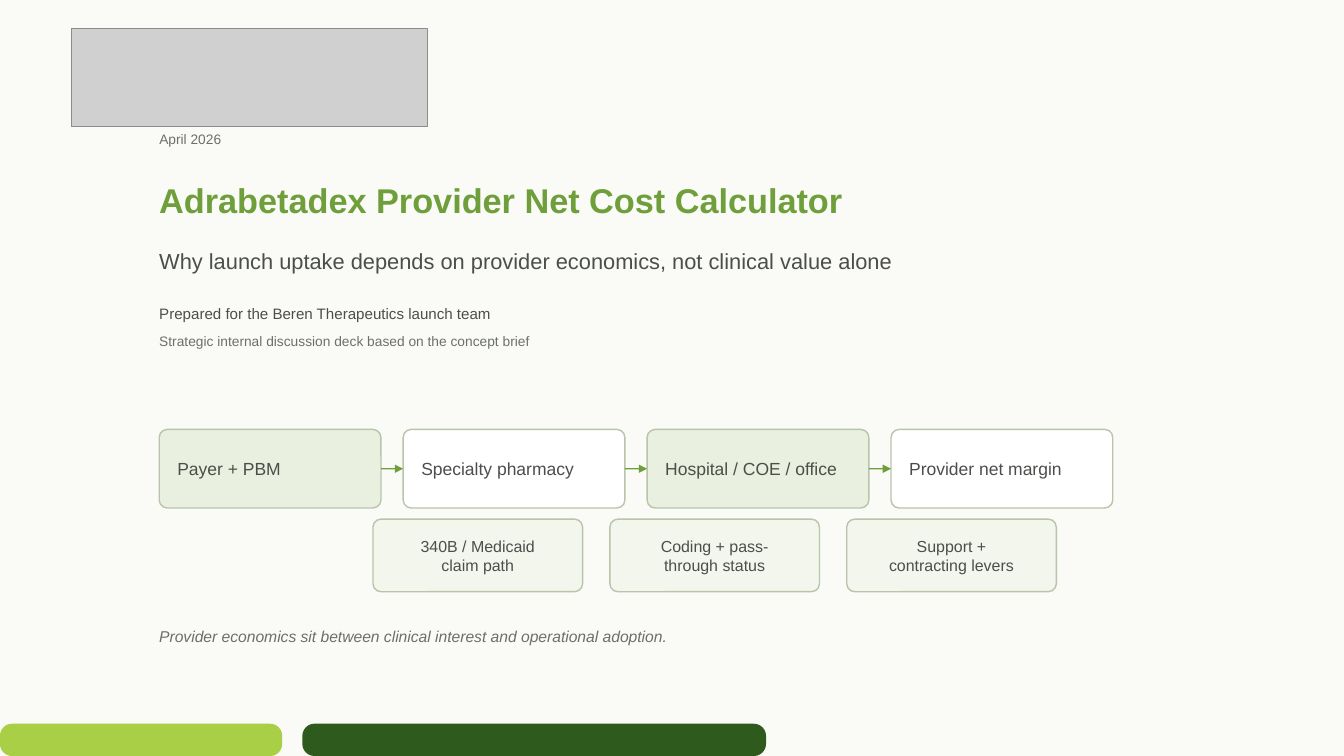
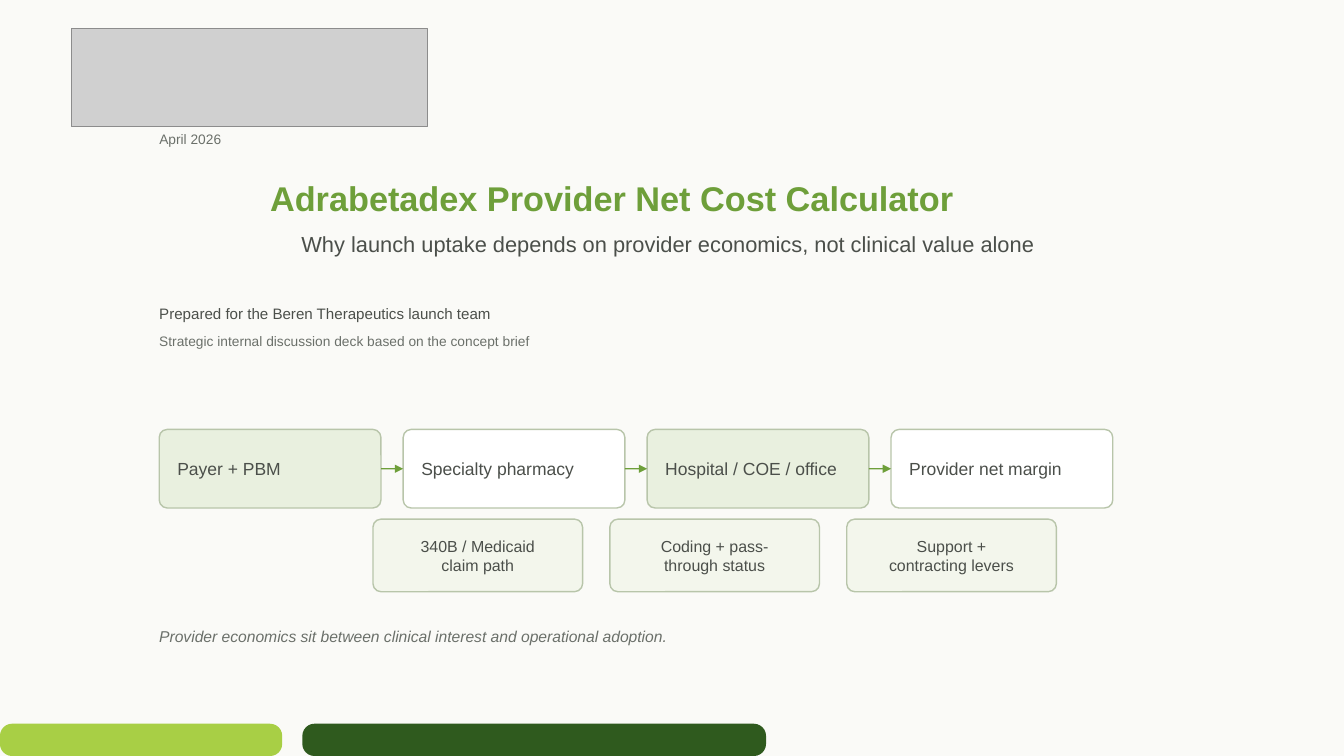
Before and after one commit to js0094q/jlpolicyconsulting, a slide deck: slide 1 of deliverables/adrabetadex_provider_net_cost_calculator.pptx. Drawn at 1344x756 pixels with LibreOffice and Linux fonts; fonts in the diff are those of the drawing; grey boxes stand for pictures. Boxes give left, top, right and bottom in pixels: in the first picture for what was removed or moved away, otherwise in the second. Text is boxed around its words. In the diff, an @@ line names an element or a change of style, - is before the commit and + after.

```diff
--- a/deliverables/adrabetadex_provider_net_cost_calculator.pptx
+++ b/deliverables/adrabetadex_provider_net_cost_calculator.pptx
@@ text "Adrabetadex Provider Net Cost Calculator": place and size @@
-text "Adrabetadex Provider Net Cost Calculator" at box(159, 188, 842, 214)
+text "Adrabetadex Provider Net Cost Calculator" at box(270, 186, 953, 212)
@@ text "Why launch uptake depends on ...": place and size @@
-text "Why launch uptake depends on ..." at box(159, 253, 891, 274)
+text "Why launch uptake depends on ..." at box(301, 236, 1034, 256)
```
Also in this commit, not shown: 3 other slides changed, 1 other file.
